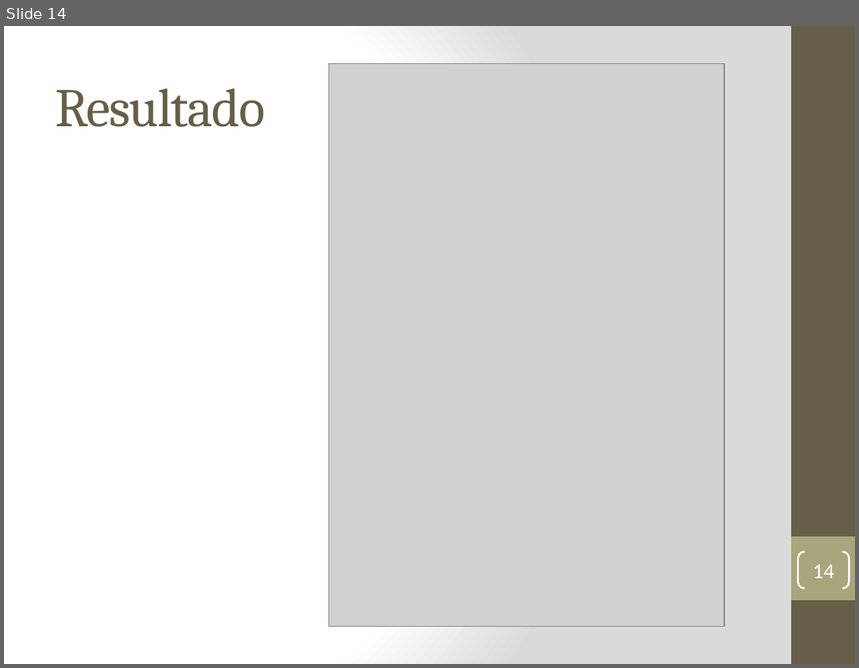
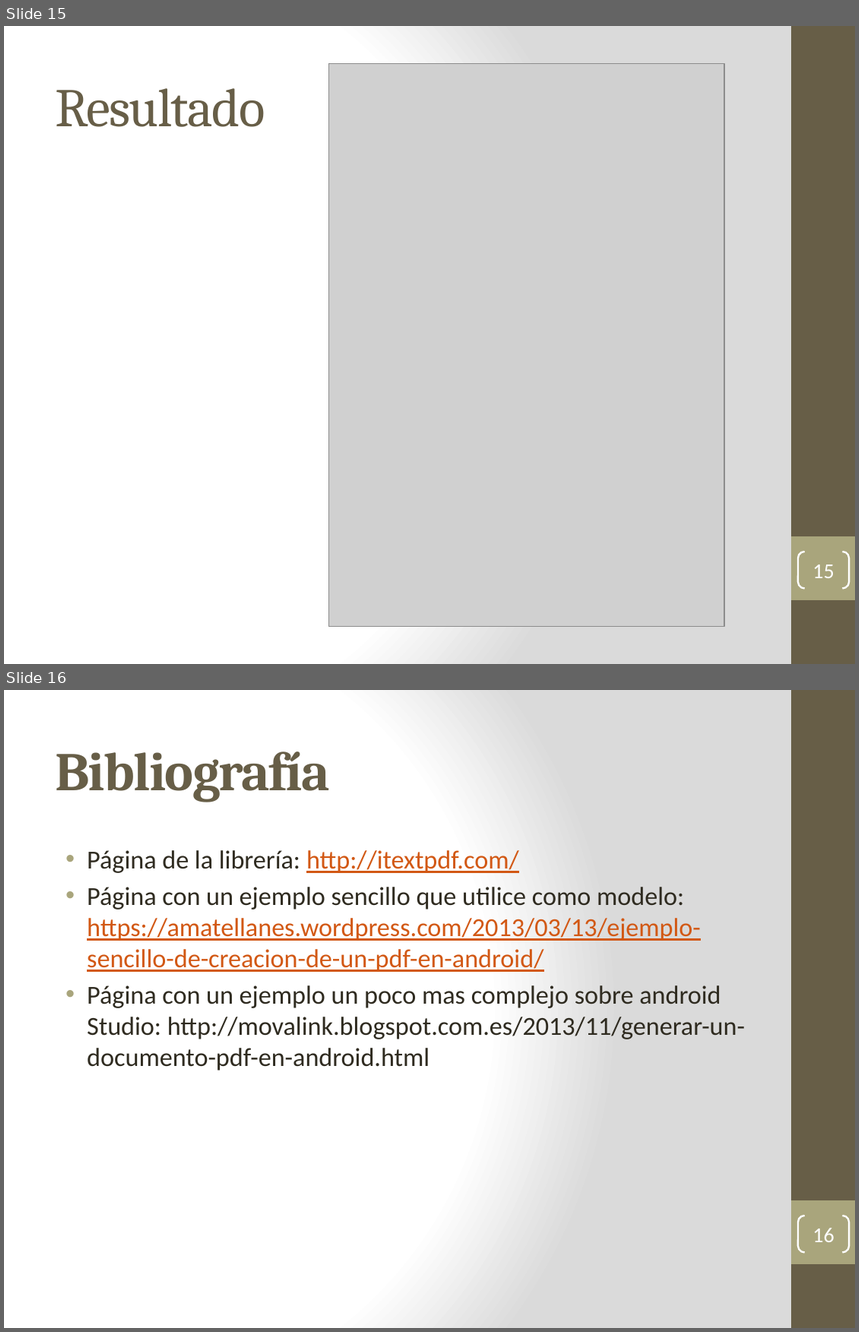
Before and after one commit to julitaSanAndres/GenerarPDFAlexAller, a slide deck: PresentaciónCreaciónDePDF.pptx. Shown one above the other, each under a label of ours: slide 14 before the commit, slides 15 and 16 after it. The pictures are 859x668 and 859x1332 pixels, drawn with LibreOffice and Linux fonts; fonts in the diff are those of the drawing; grey boxes stand for pictures. Boxes give left, top, right and bottom in pixels: in the first picture for what was removed or moved away, otherwise in the second. Text is boxed around its words. In the diff, an @@ line names an element or a change of style, - is before the commit and + after.

```diff
--- a/PresentaciónCreaciónDePDF.pptx
+++ b/PresentaciónCreaciónDePDF.pptx
@@ slide 16 added at [4,690,855,1328], background gradient #FFFFFF to #DADADA; not listed: 2 template elements that a slide beside it also shows @@
@@ title added at [55,752,330,802], 46 pt, text #675E47, bold @@
+Bibliografía
@@ text added at [87,850,745,1071], 22 pt, text #2F2B20 @@
+• Página de la librería: http://itextpdf.com/
+• Página con un ejemplo sencillo que utilice como modelo: https://amatellanes.wordpress.com/2013/03/13/ejemplo-sencillo-de-creacion-de-un-pdf-en-android/
+• Página con un ejemplo un poco mas complejo sobre android Studio: http://movalink.blogspot.com.es/2013/11/generar-un-documento-pdf-en-android.html
@@ page number added at [798,1216,849,1252], outline #FFFFFF 1.5 pt, 18 pt, text #FFFFFF @@
+16
@@ what was slide 14 is now slide 15 @@
@@ page number at [813,565,834,579]: text changed @@
-14
+15
```
Also in this commit, not shown: 2 slides changed, 1 other slide added, 1 other file.
